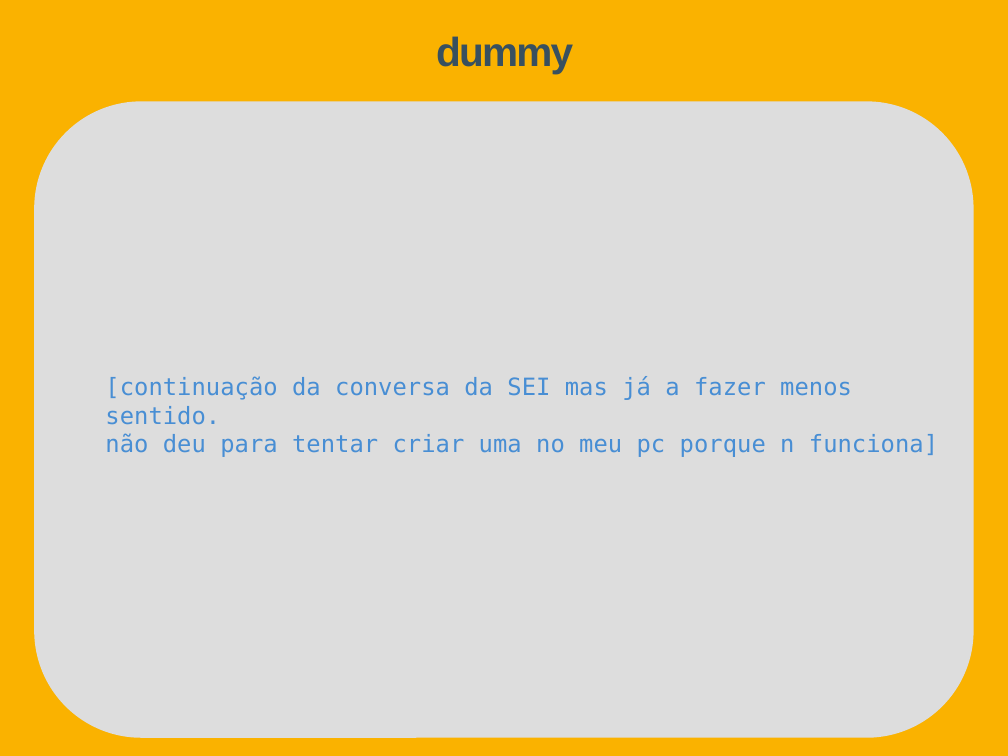
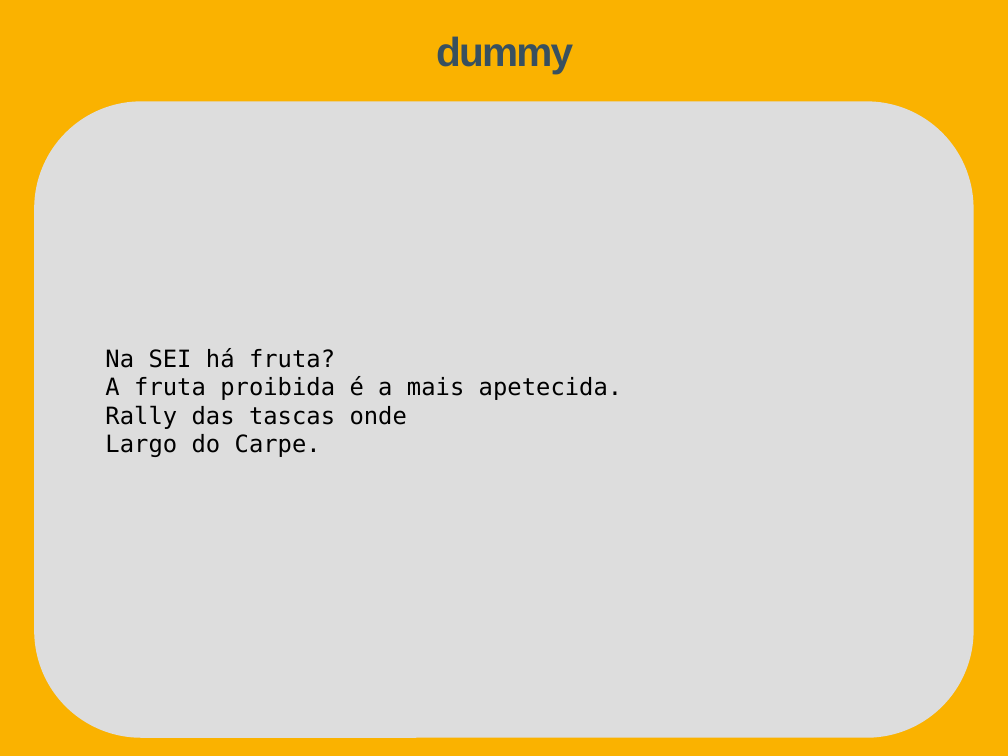
Before and after one commit to Tibblue/PLC, a slide deck: slide 15 of LEI/apresentações/checkpoint2/apresLEI_grupo47.pptx (slide 16 before the commit). Drawn at 1008x756 pixels with LibreOffice and Linux fonts; fonts in the diff are those of the drawing. Boxes give left, top, right and bottom in pixels: in the first picture for what was removed or moved away, otherwise in the second. Text is boxed around its words. In the diff, an @@ line names an element or a change of style, - is before the commit and + after.

```diff
--- a/LEI/apresentações/checkpoint2/apresLEI_grupo47.pptx
+++ b/LEI/apresentações/checkpoint2/apresLEI_grupo47.pptx
@@ text in rounded rectangle at (105, 348, 623, 457): text changed; text colour #488ED4 to #000000 @@
-[continuação da conversa da SEI mas já a fazer menos sentido.
-não deu para tentar criar uma no meu pc porque n funciona]
+Na SEI há fruta?
+A fruta proibida é a mais apetecida.
+Rally das tascas onde
+Largo do Carpe.
```
Also in this commit, not shown: 1 other slide changed, 1 slide removed.
